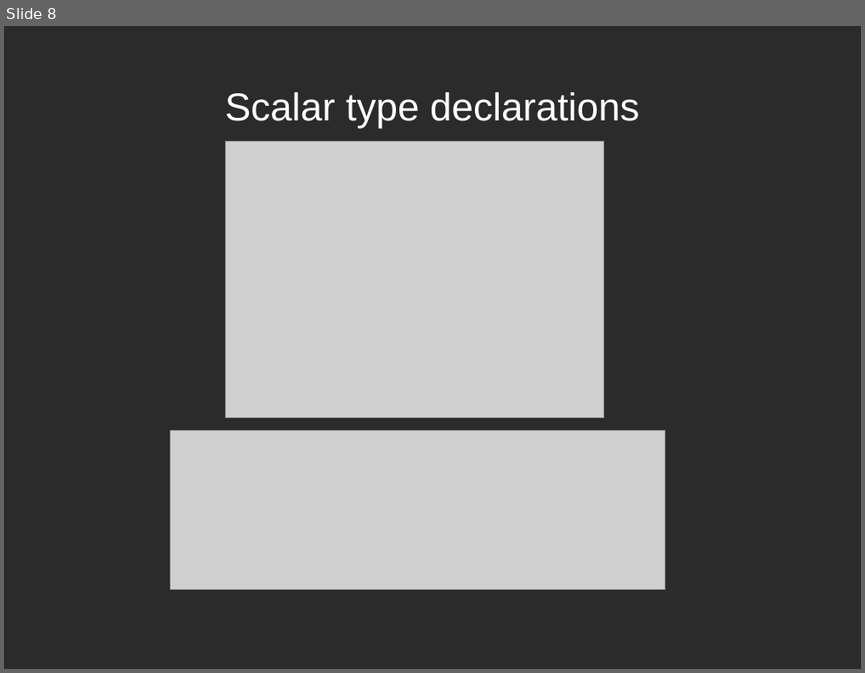
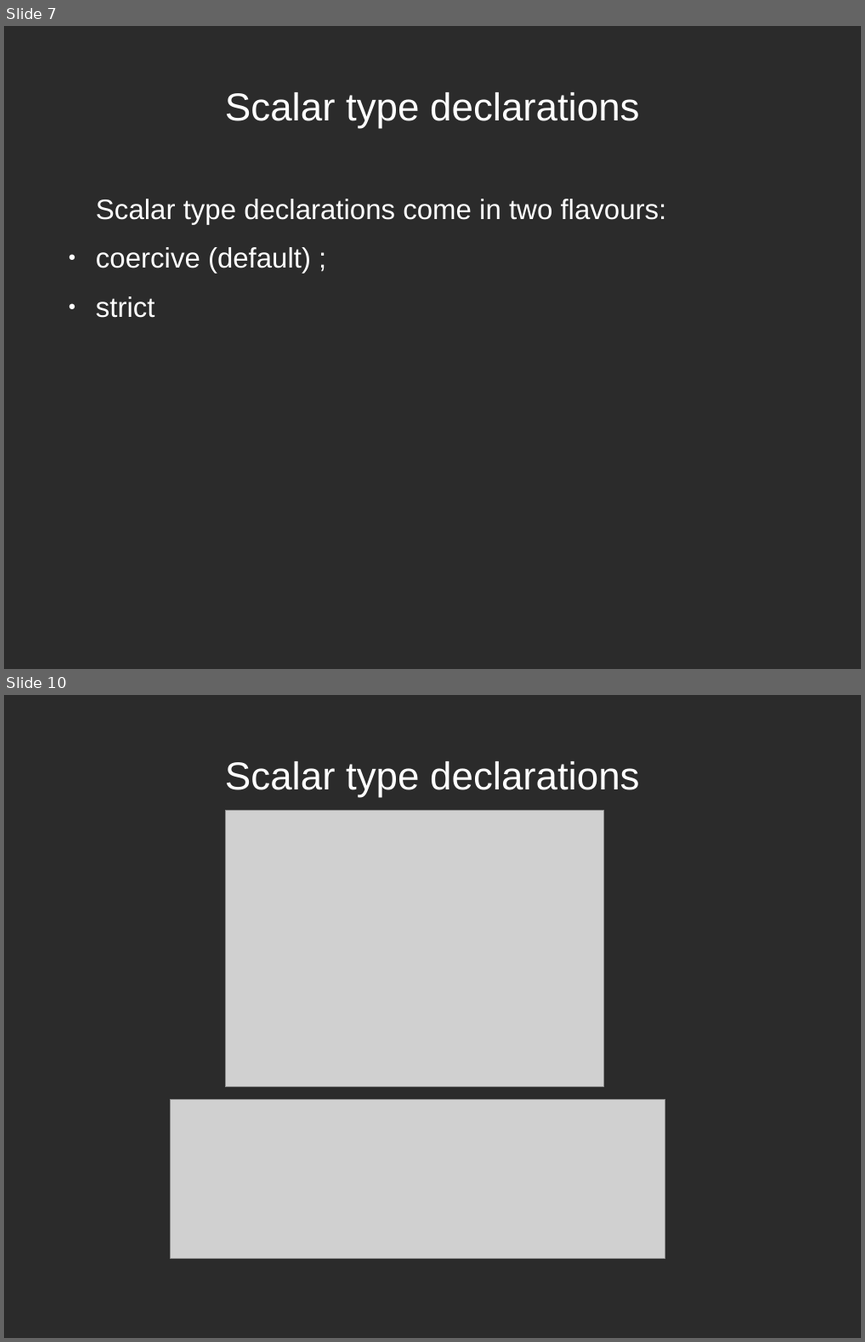
Before and after one commit to rmichal1/php7prezentacja, a slide deck: php7.odp. Shown one above the other, each under a label of ours: slide 8 before the commit, slides 7 and 10 after it; the slides between them are not shown. The pictures are 865x673 and 865x1342 pixels, drawn with LibreOffice and Linux fonts; fonts in the diff are those of the drawing; grey boxes stand for pictures; background and template pictures are left out; a plain dark background stands for a picture behind light text. Boxes give left, top, right and bottom in pixels: in the first picture for what was removed or moved away, otherwise in the second. Text is boxed around its words. In the diff, an @@ line names an element or a change of style, - is before the commit and + after.

```diff
--- a/php7.odp
+++ b/php7.odp
@@ slide 7 added at box(4, 26, 861, 669), background picture (left out) @@
@@ title added at box(225, 92, 639, 128), 36 pt, text #FFFFFF @@
+Scalar type declarations
@@ text added at box(96, 199, 667, 318), 26 pt, text #FFFFFF @@
+Scalar type declarations come in two flavours:
+● coercive (default) ;
+● strict
@@ what was slide 8 is now slide 10 @@
```
Also in this commit, not shown: 1 slide changed, 1 other slide added.
